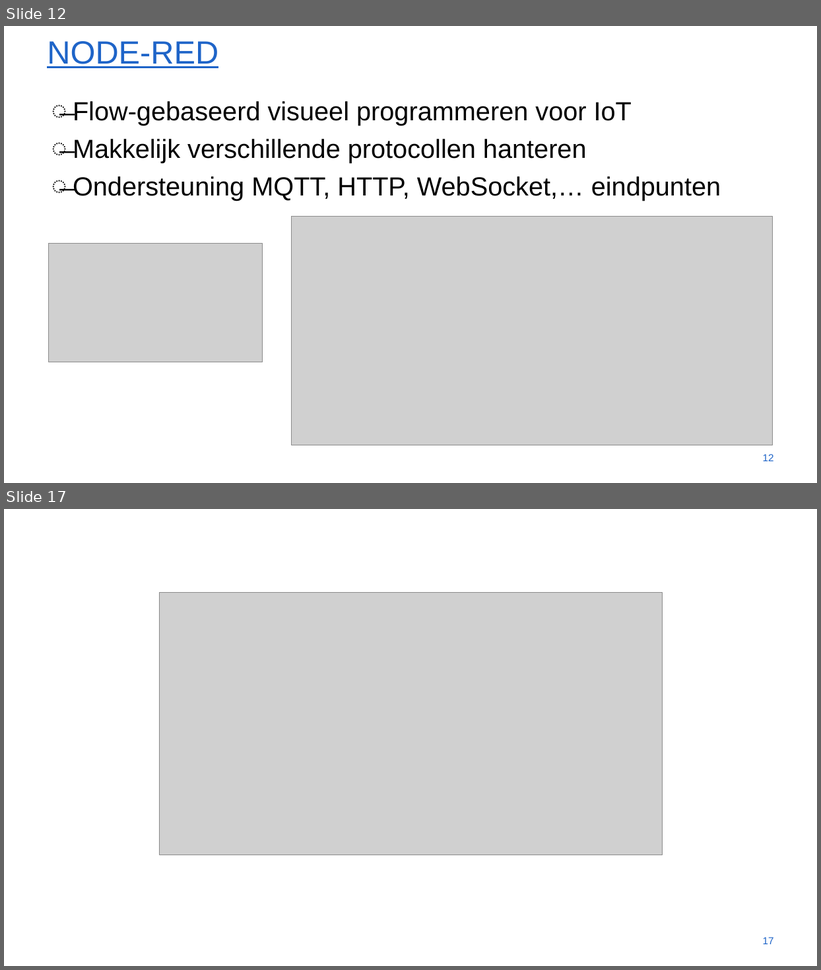
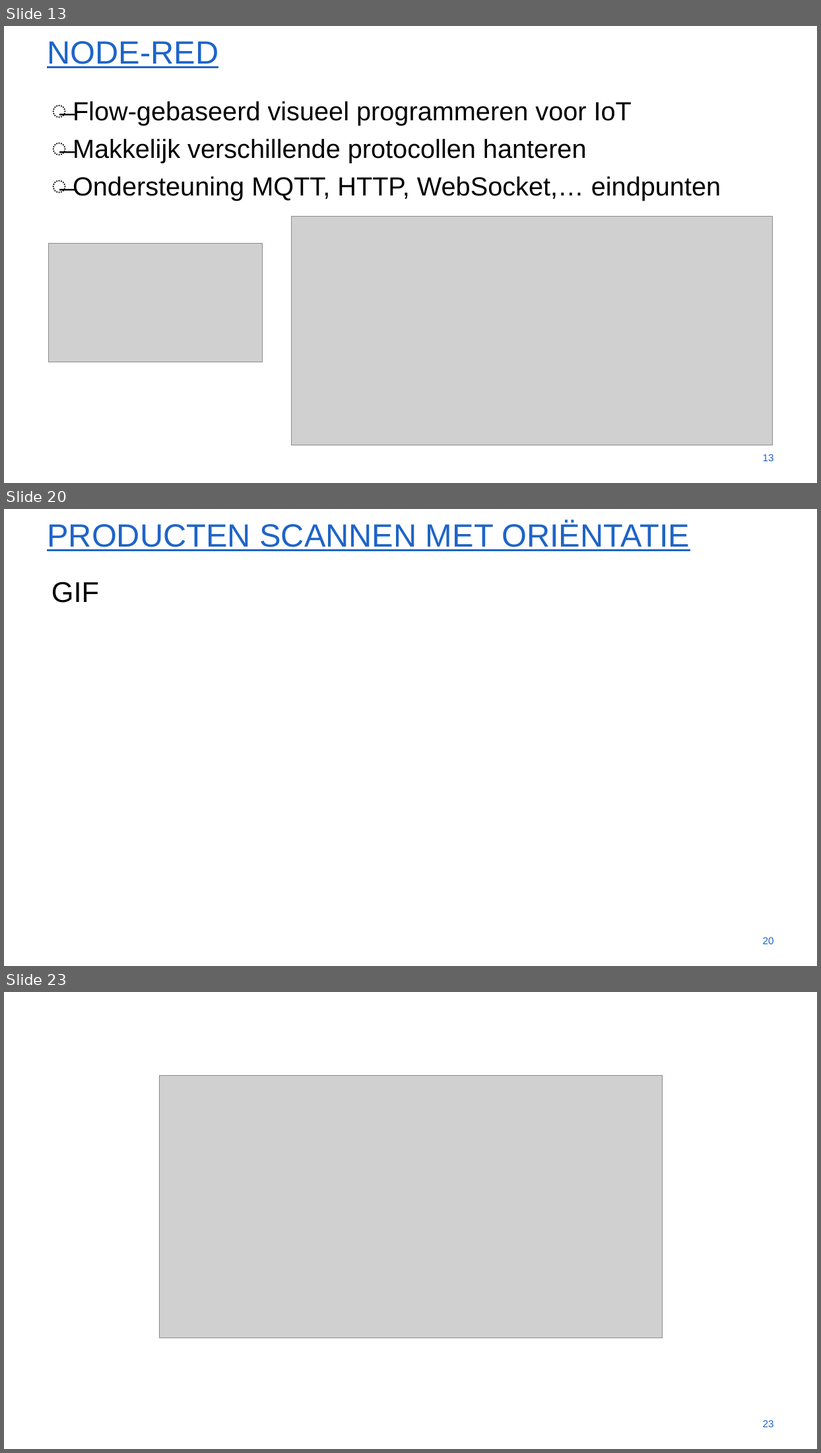
Before and after one commit to WouterStemgee/inventory-management-system-autonomous-drones, a slide deck: presentaties/EindPresentatie.pptx. Shown one above the other, each under a label of ours: slides 12 and 17 before the commit, slides 13, 20 and 23 after it; the slides between them are not shown. The pictures are 821x970 and 821x1453 pixels, drawn with LibreOffice and Linux fonts; fonts in the diff are those of the drawing; grey boxes stand for pictures; background and template pictures are left out. Boxes give left, top, right and bottom in pixels: in the first picture for what was removed or moved away, otherwise in the second. Text is boxed around its words. In the diff, an @@ line names an element or a change of style, - is before the commit and + after.

```diff
--- a/presentaties/EindPresentatie.pptx
+++ b/presentaties/EindPresentatie.pptx
@@ slide 20 added at <box>4,509,817,966</box>, background #FFFFFF @@
@@ title added at <box>47,521,690,551</box>, 54 pt, text #1E64C8, underline @@
+PRODUCTEN SCANNEN MET ORIËNTATIE
@@ text added at <box>52,582,99,603</box>, 48 pt, text #000000 @@
+GIF
@@ page number added at <box>763,937,774,945</box>, 17.1 pt, text #1E64C8 @@
+20
@@ what was slide 12 is now slide 13 @@
@@ page number at <box>763,454,774,462</box>: text changed @@
-12
+13
@@ what was slide 17 is now slide 23 @@
@@ page number at <box>763,1420,774,1428</box>: text changed @@
-17
+23
```
Also in this commit, not shown: 6 slides changed, 11 other slides added, 6 slides removed.
